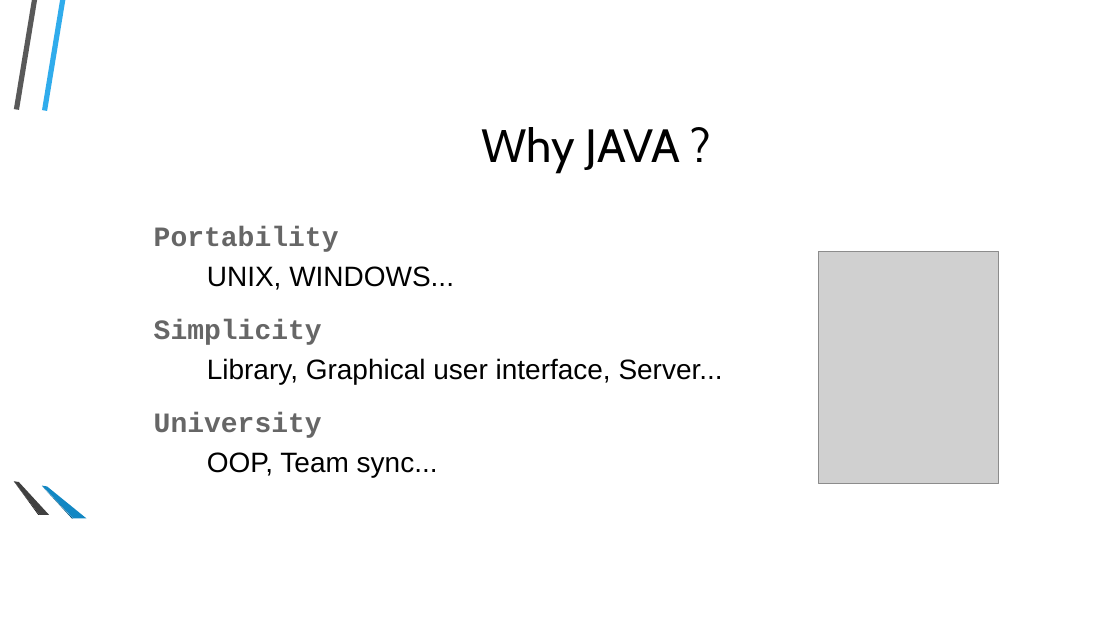
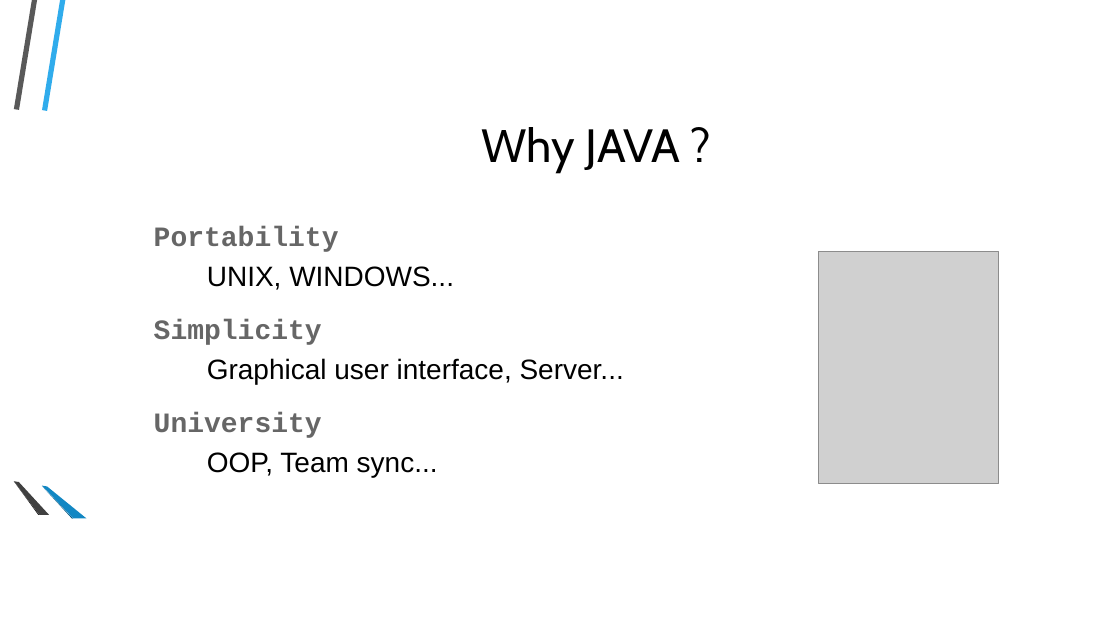
Before and after one commit to ArnaudGallardo/BB84, a slide deck: slide 2 of presentation/aboutTheCode.odp. Drawn at 1120x630 pixels with LibreOffice and Linux fonts; fonts in the diff are those of the drawing; grey boxes stand for pictures; background and template pictures are left out. Boxes give left, top, right and bottom in pixels: in the first picture for what was removed or moved away, otherwise in the second. Text is boxed around its words. In the diff, an @@ line names an element or a change of style, - is before the commit and + after.

```diff
--- a/presentation/aboutTheCode.odp
+++ b/presentation/aboutTheCode.odp
@@ text at (207, 358, 624, 384): text changed @@
-  Library, Graphical user interface, Server...
+  Graphical user interface, Server...
```
Also in this commit, not shown: 2 other slides changed, 1 other file.
